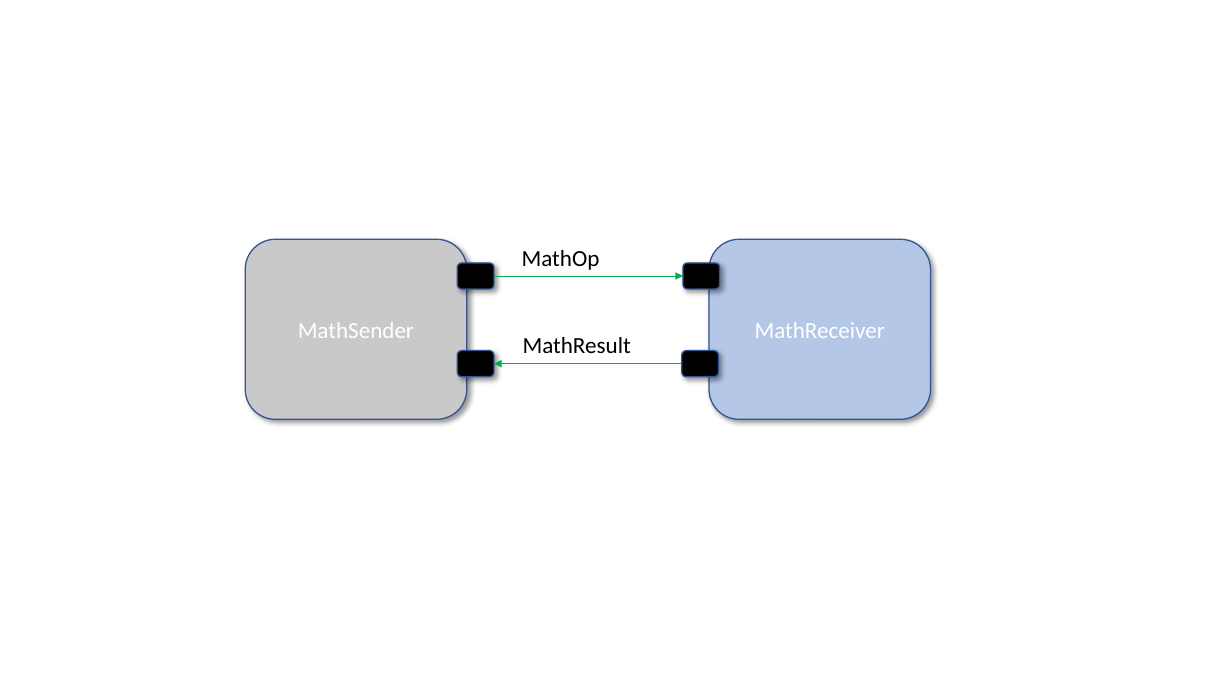
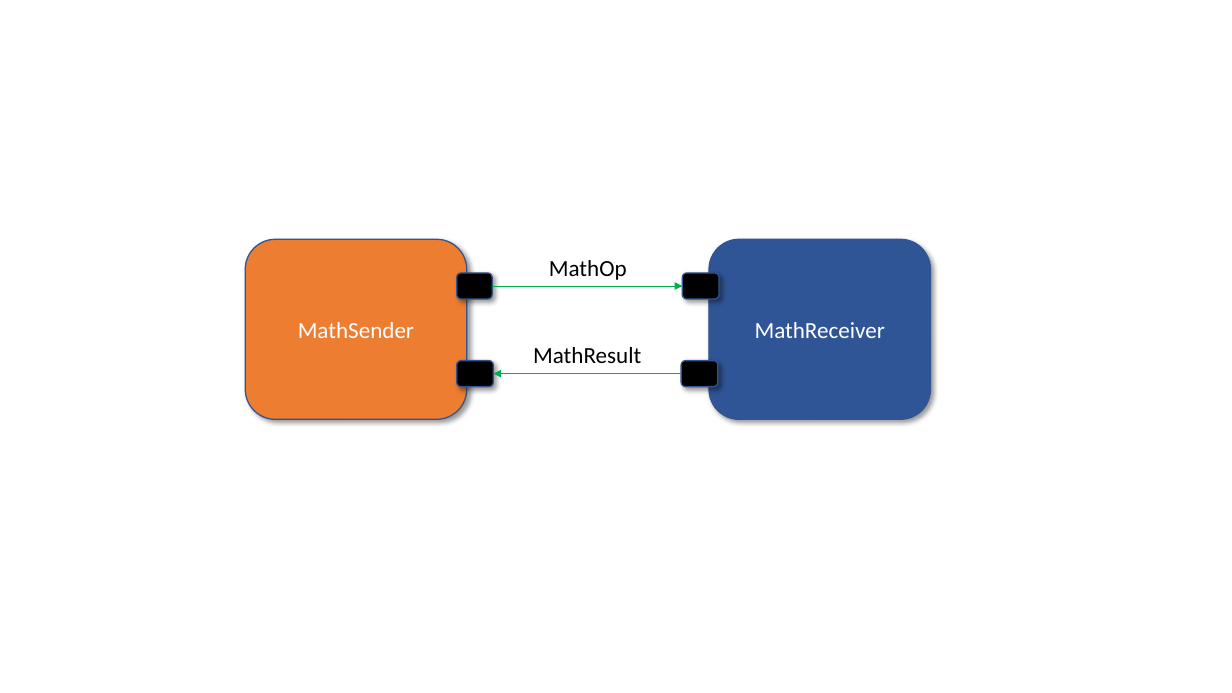
Before and after one commit to christianjeromeilustre/fprime-control, a slide deck: slide 1 of docs/Tutorials/MathComponent/img/CompDiag.pptx. Drawn at 1232x693 pixels with LibreOffice and Linux fonts; fonts in the diff are those of the drawing. Boxes give left, top, right and bottom in pixels: in the first picture for what was removed or moved away, otherwise in the second. Text is boxed around its words. In the diff, an @@ line names an element or a change of style, - is before the commit and + after.

```diff
--- a/docs/Tutorials/MathComponent/img/CompDiag.pptx
+++ b/docs/Tutorials/MathComponent/img/CompDiag.pptx
@@ rounded rectangle "MathSender" at [245,239,467,420]: fill #C9C9C9 to #ED7D31 @@
@@ rounded rectangle "MathReceiver" at [709,239,931,420]: fill #B4C7E7 to #2F5597 @@
@@ text "MathOp" at [549,260,627,280]: alignment left to centre @@
@@ text "MathOp": place and size @@
-text "MathOp" at [522,250,600,270]
+text "MathOp" at [549,260,627,280]
@@ 4 rounded rectangles, 2 arrows: place and size @@
-4 rounded rectangles, 2 arrows at [457,263,720,376]
+4 rounded rectangles, 2 arrows at [457,273,719,386]
@@ text "MathResult": place and size @@
-text "MathResult" at [523,337,631,353]
+text "MathResult" at [533,347,641,363]
@@ text "MathResult" at [533,347,641,363]: alignment left to centre @@
```
Also in this commit, not shown: 4 other files.
